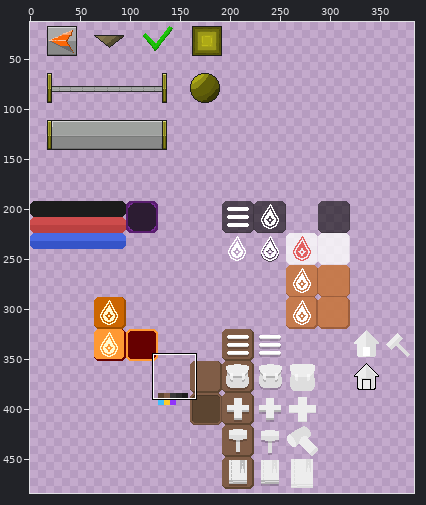
Edited in one commit: sprite sheet (Assets/2. Sprites/UI/UI.png). The first picture is a wide view before the edit; the outline marks the close-up.
Close-up. As it was:
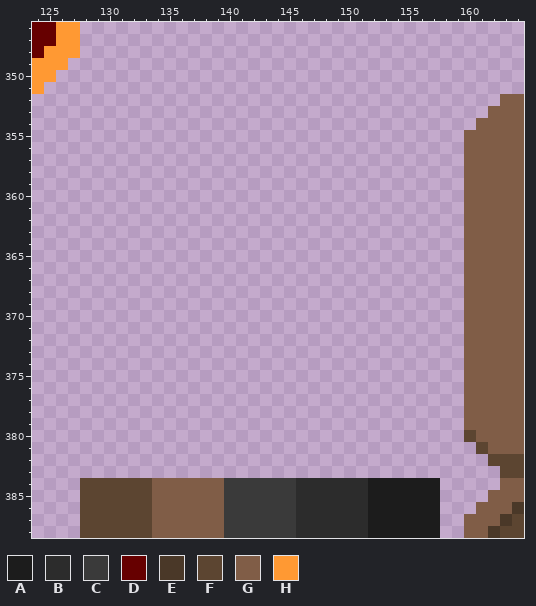
The file is 500x500 pixels. Colours within 5 levels of each other are drawn and written as one. Shown: x 124..164, y 346..388. The wide view leaves out empty margins.
Palette (. is transparent): A #1c1c1c  B #2c2c2c  C #3a3a3a  D #660000  E #4a3828  F #5c4531  G #805d47  H #ff9933
Pixels before, first column x 124:
346 DDHH.....................................
347 DDHH.....................................
348 DHHH.....................................
349 HHH......................................
350 HH.......................................
351 H........................................
352 .......................................GG
353 ......................................GGG
354 .....................................GGGG
355 ....................................GGGGG
356 ....................................GGGGG
357 ....................................GGGGG
358 ....................................GGGGG
359 ....................................GGGGG
360 ....................................GGGGG
361 ....................................GGGGG
362 ....................................GGGGG
363 ....................................GGGGG
364 ....................................GGGGG
365 ....................................GGGGG
366 ....................................GGGGG
367 ....................................GGGGG
368 ....................................GGGGG
369 ....................................GGGGG
370 ....................................GGGGG
371 ....................................GGGGG
372 ....................................GGGGG
373 ....................................GGGGG
374 ....................................GGGGG
375 ....................................GGGGG
376 ....................................GGGGG
377 ....................................GGGGG
378 ....................................GGGGG
379 ....................................GGGGG
380 ....................................FGGGG
381 .....................................FGGG
382 ......................................FFF
383 .......................................FF
384 ....FFFFFFGGGGGGCCCCCCBBBBBBAAAAAA.....GG
385 ....FFFFFFGGGGGGCCCCCCBBBBBBAAAAAA....GGG
386 ....FFFFFFGGGGGGCCCCCCBBBBBBAAAAAA...GGGE
387 ....FFFFFFGGGGGGCCCCCCBBBBBBAAAAAA..GGGEF
388 ....FFFFFFGGGGGGCCCCCCBBBBBBAAAAAA..GGEFF
And afterwards:
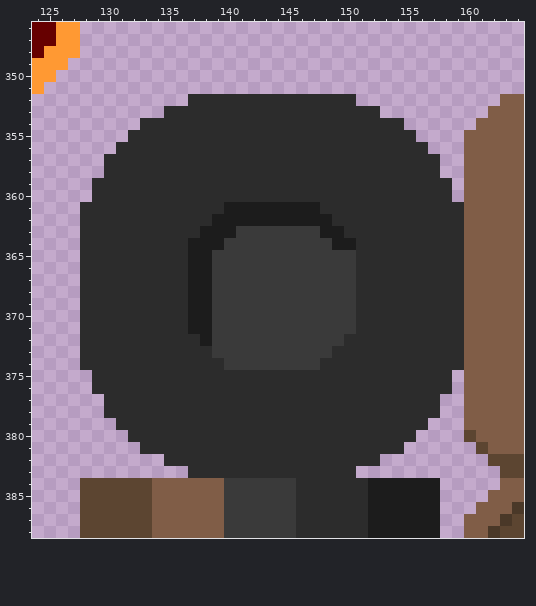
Diff:
Colour A is added in row 361 at x 140 to 147; in row 362 at x 139 to 148; in row 363 at x 138 to 140 and 148 to 149; in row 364 at x 137 to 139 and 149 to 150; in rows 365 to 371 at x 137 to 138; in row 372 at x 138.
Colour B is added in row 352 at x 137 to 150; in row 353 at x 135 to 152; in row 354 at x 133 to 154; in row 355 at x 132 to 155; in row 356 at x 131 to 156; in rows 357 to 358 at x 130 to 157.
Colour B is added in rows 359 to 360 at x 129 to 158; in row 361 at x 128 to 139 and 148 to 159; in row 362 at x 128 to 138 and 149 to 159; in row 363 at x 128 to 137 and 150 to 159; in rows 364 to 371 at x 128 to 136 and 151 to 159; in row 372 at x 128 to 137 and 150 to 159.
Colour B is added in row 373 at x 128 to 138 and 149 to 159; in row 374 at x 128 to 139 and 148 to 159; in rows 375 to 376 at x 129 to 158; in rows 377 to 378 at x 130 to 157; in row 379 at x 131 to 156; in row 380 at x 132 to 155.
Colour B is added in row 381 at x 133 to 154; in row 382 at x 135 to 152; in row 383 at x 137 to 150.
Colour C is added in row 363 at x 141 to 147; in row 364 at x 140 to 148; in rows 365 to 371 at x 139 to 150; in row 372 at x 139 to 149; in row 373 at x 139 to 148; in row 374 at x 140 to 147.
Changed places in both close-ups, as pixel boxes (x1, y1, x2, y2):
added: (80, 94, 464, 478)
